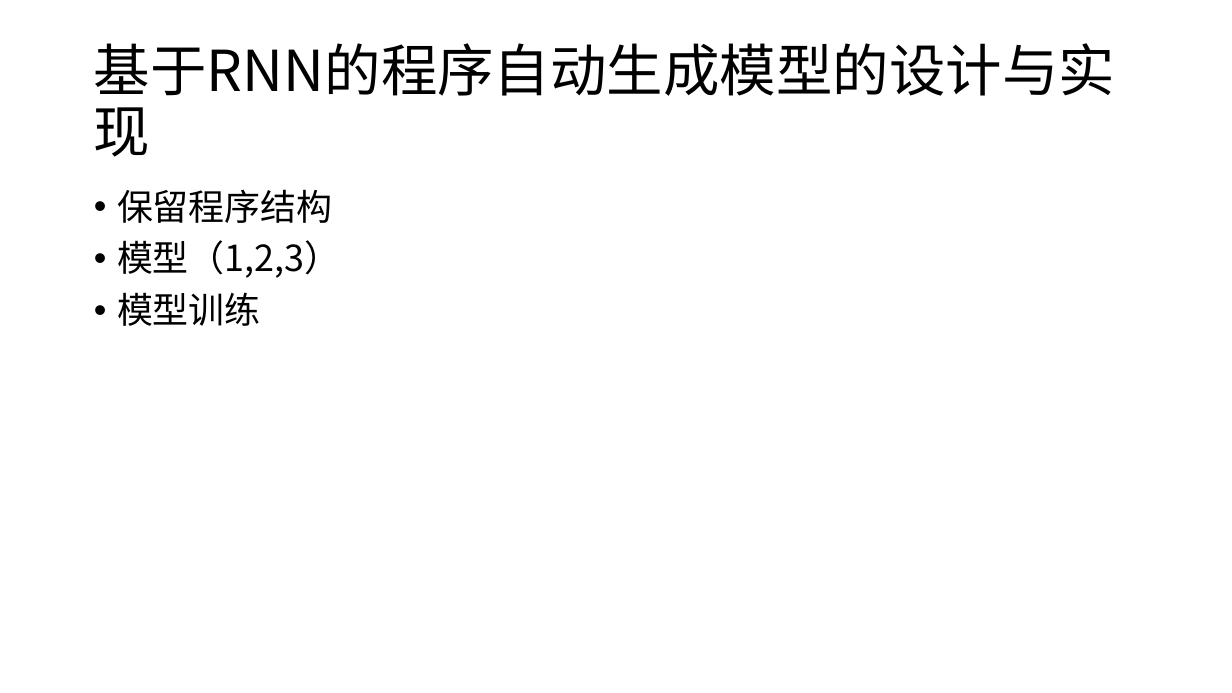
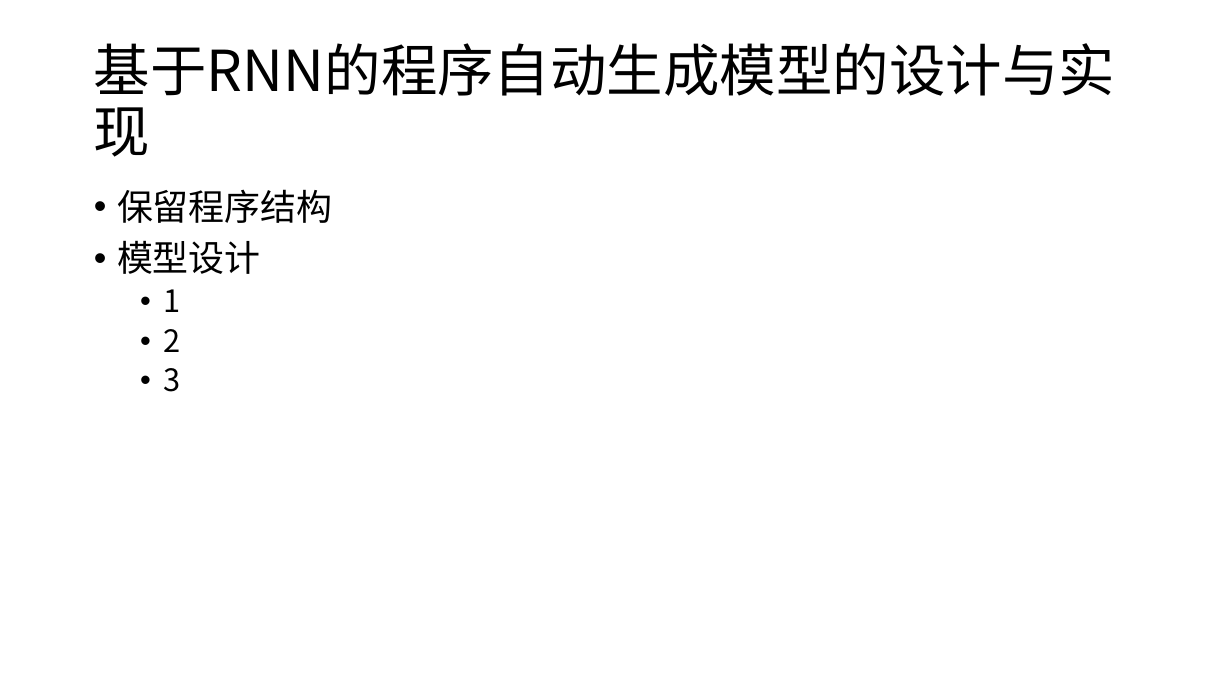
Before and after one commit to sfzhou5678/lstm, a slide deck: slide 12 of 毕业答辩.pptx (slide 9 before the commit). Drawn at 1232x693 pixels with LibreOffice and Linux fonts; fonts in the diff are those of the drawing. Boxes give left, top, right and bottom in pixels: in the first picture for what was removed or moved away, otherwise in the second. Text is boxed around its words. In the diff, an @@ line names an element or a change of style, - is before the commit and + after.

```diff
--- a/毕业答辩.pptx
+++ b/毕业答辩.pptx
@@ text at (117, 240, 261, 392): text changed @@
-• 模型（1,2,3）
-• 模型训练
+• 模型设计
+  • 1
+  • 2
+  • 3
```
Also in this commit, not shown: 5 other slides changed, 20 slides added, 5 slides removed, 1 other file.
